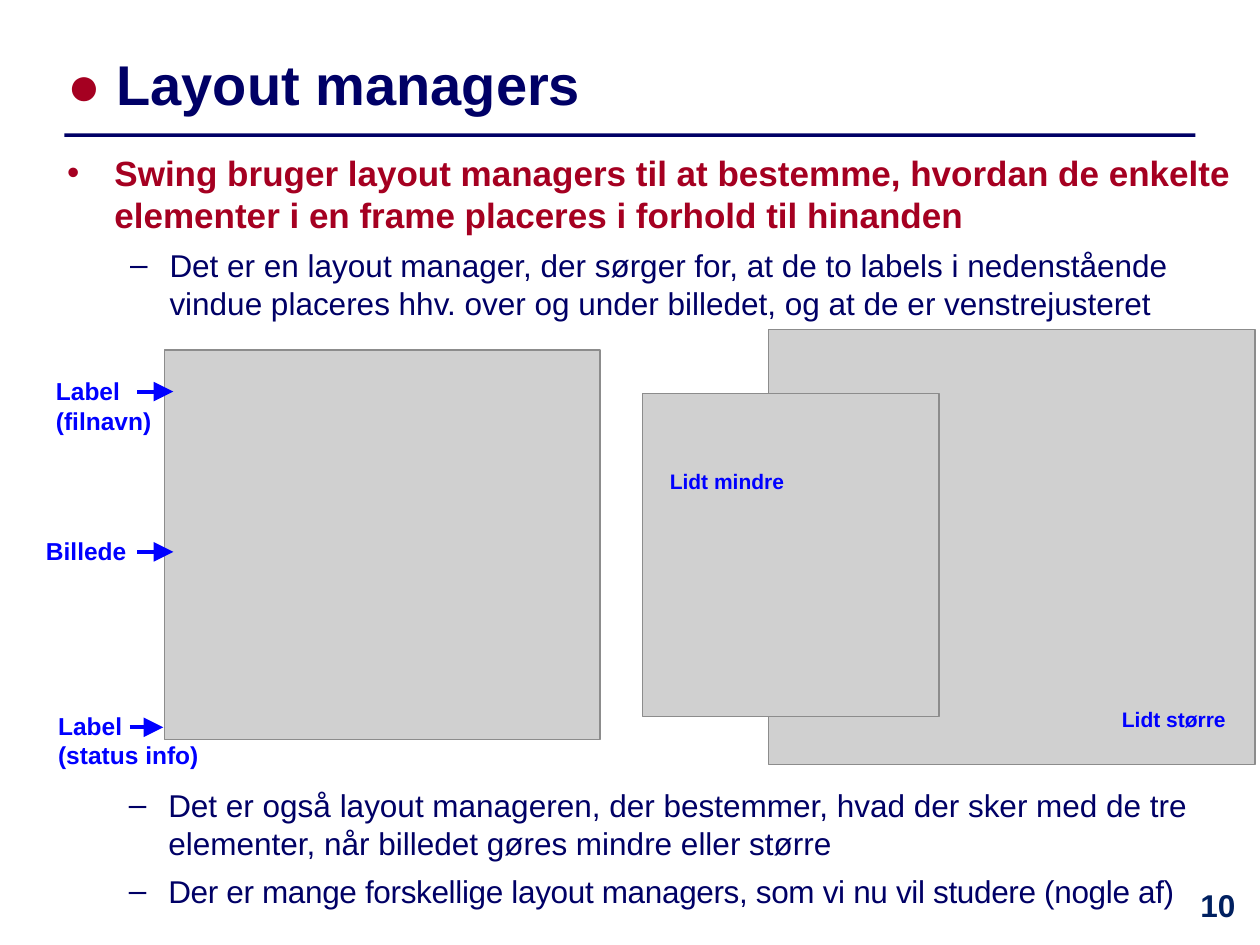
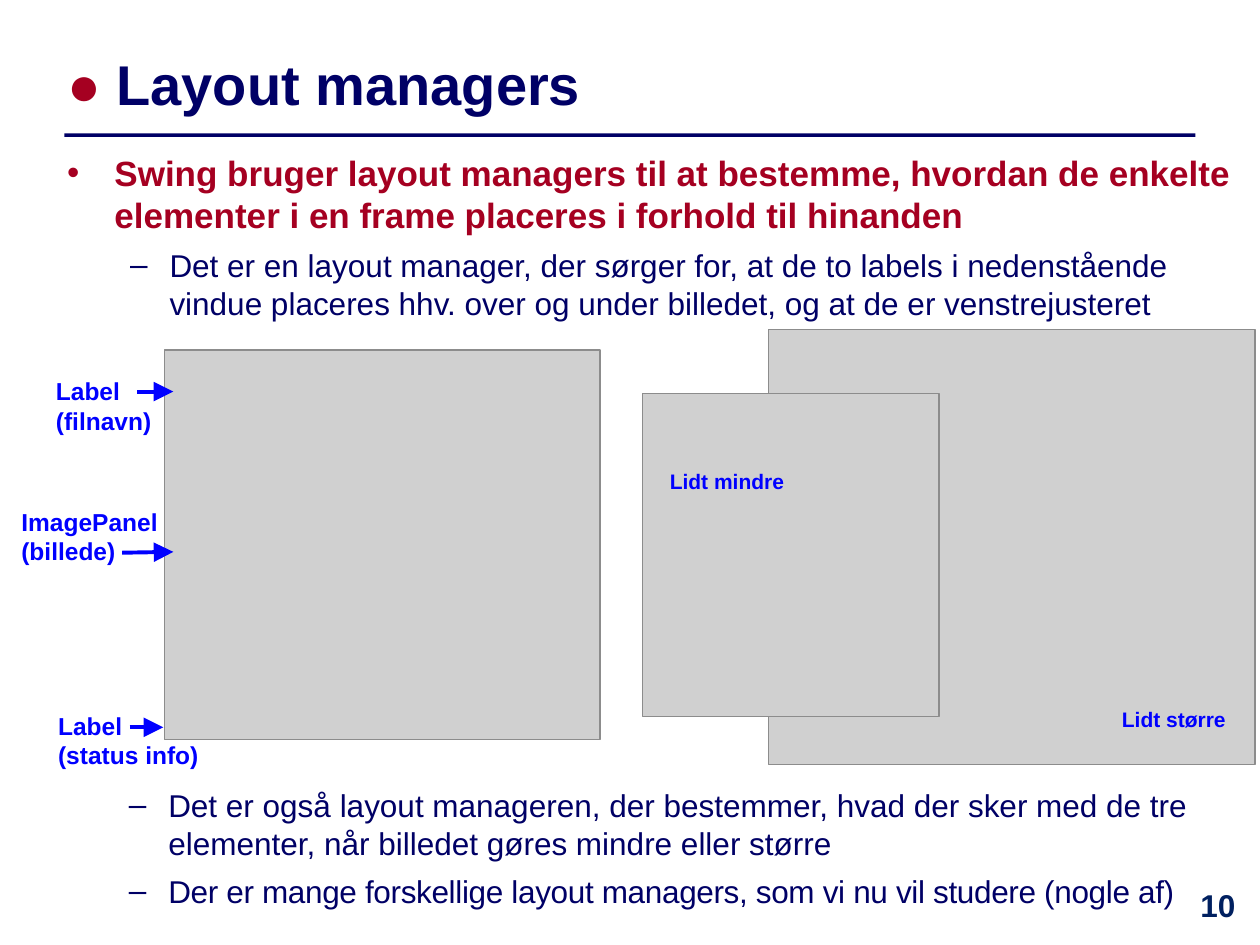
Before and after one commit to IntProgAU/Materiale, a slide deck: slide 10 of web/e21/uge_13/Slides-Uge13.pptx. Drawn at 1260x945 pixels with LibreOffice and Linux fonts; fonts in the diff are those of the drawing; grey boxes stand for pictures. Boxes give left, top, right and bottom in pixels: in the first picture for what was removed or moved away, otherwise in the second. Text is boxed around its words. In the diff, an @@ line names an element or a change of style, - is before the commit and + after.

```diff
--- a/web/e21/uge_13/Slides-Uge13.pptx
+++ b/web/e21/uge_13/Slides-Uge13.pptx
@@ text at [21, 513, 157, 565]: text changed @@
-Billede
+ImagePanel (billede)
@@ arrow moved from (137, 552) - (174, 552) to (122, 553) - (174, 552) @@
```
Also in this commit, not shown: 8 other slides changed, 1 other file.
